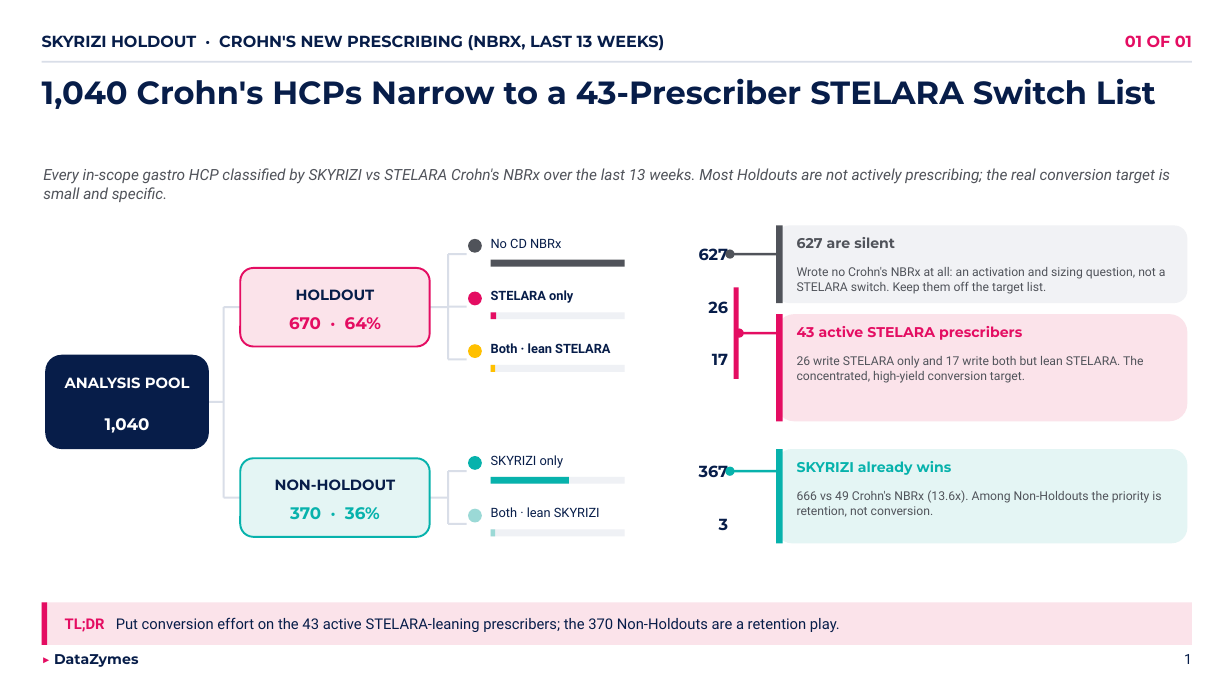
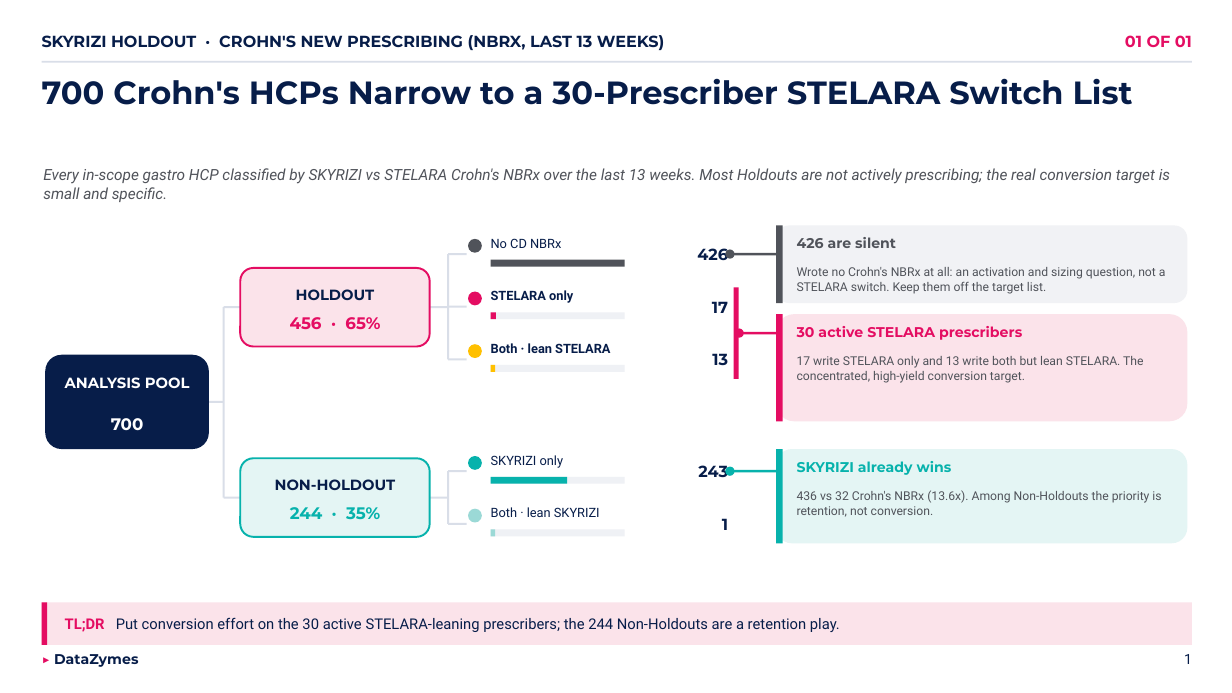
Before and after one commit to raveesh-dz/Abbvie-MRD-Automation, a slide deck: slide 1 of output/run_2026-06-26_001/deck.pptx. Drawn at 1232x693 pixels with LibreOffice and Linux fonts; fonts in the diff are those of the drawing. Boxes give left, top, right and bottom in pixels: in the first picture for what was removed or moved away, otherwise in the second. Text is boxed around its words. In the diff, an @@ line names an element or a change of style, - is before the commit and + after.

Commit message:
data: re-run run_2026-06-26_001 under 700-HCP holdout scope (new result, narrative, deck)

```diff
--- a/output/run_2026-06-26_001/deck.pptx
+++ b/output/run_2026-06-26_001/deck.pptx
@@ text at [42, 78, 1133, 105]: text changed @@
-1,040 Crohn's HCPs Narrow to a 43-Prescriber STELARA Switch List
+700 Crohn's HCPs Narrow to a 30-Prescriber STELARA Switch List
@@ text at [797, 237, 896, 248]: text changed @@
-627 are silent
+426 are silent
@@ text at [697, 248, 728, 260]: text changed @@
-627
+426
@@ text "17": place and size @@
-text "17" at [712, 353, 728, 365]
+text "17" at [712, 301, 728, 313]
@@ text at [290, 317, 380, 329]: text changed @@
-670 · 64%
+456 · 65%
@@ text removed at [708, 301, 728, 313] @@
-26
@@ text at [797, 326, 1022, 340]: text changed @@
-43 active STELARA prescribers
+30 active STELARA prescribers
@@ text added at [712, 353, 728, 366], 12.5 pt, text #071D49, bold @@
+13
@@ text at [797, 356, 1143, 383]: text changed @@
-26 write STELARA only and 17 write both but lean STELARA. The concentrated, high-yield conversion target.
+17 write STELARA only and 13 write both but lean STELARA. The concentrated, high-yield conversion target.
@@ text at [111, 418, 144, 431]: text changed @@
-1,040
+700
@@ text at [698, 465, 728, 478]: text changed @@
-367
+243
@@ text at [290, 507, 380, 520]: text changed @@
-370 · 36%
+244 · 35%
@@ text at [797, 490, 1161, 517]: text changed @@
-666 vs 49 Crohn's NBRx (13.6x). Among Non-Holdouts the priority is retention, not conversion.
+436 vs 32 Crohn's NBRx (13.6x). Among Non-Holdouts the priority is retention, not conversion.
@@ text at [722, 518, 728, 530]: text changed @@
-3
+1
@@ text at [65, 617, 840, 632]: text changed @@
-TL;DR Put conversion effort on the 43 active STELARA-leaning prescribers; the 370 Non-Holdouts are a retention play.
+TL;DR Put conversion effort on the 30 active STELARA-leaning prescribers; the 244 Non-Holdouts are a retention play.
```
Also in this commit, not shown: 6 other files.
